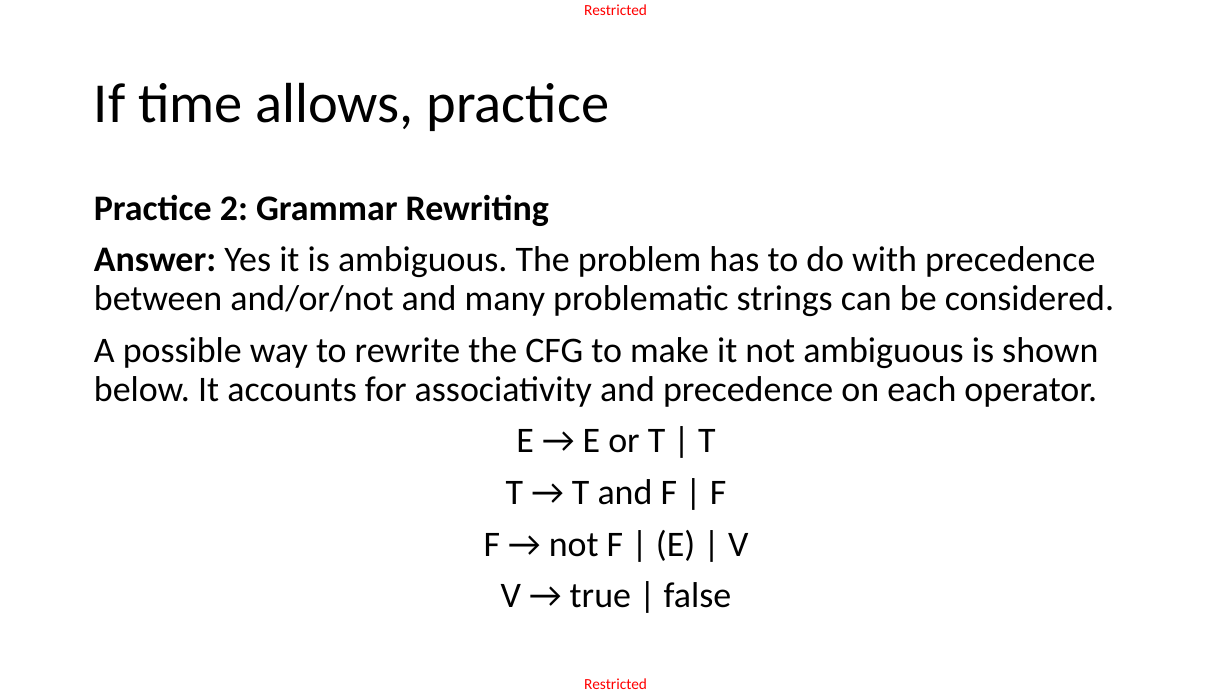
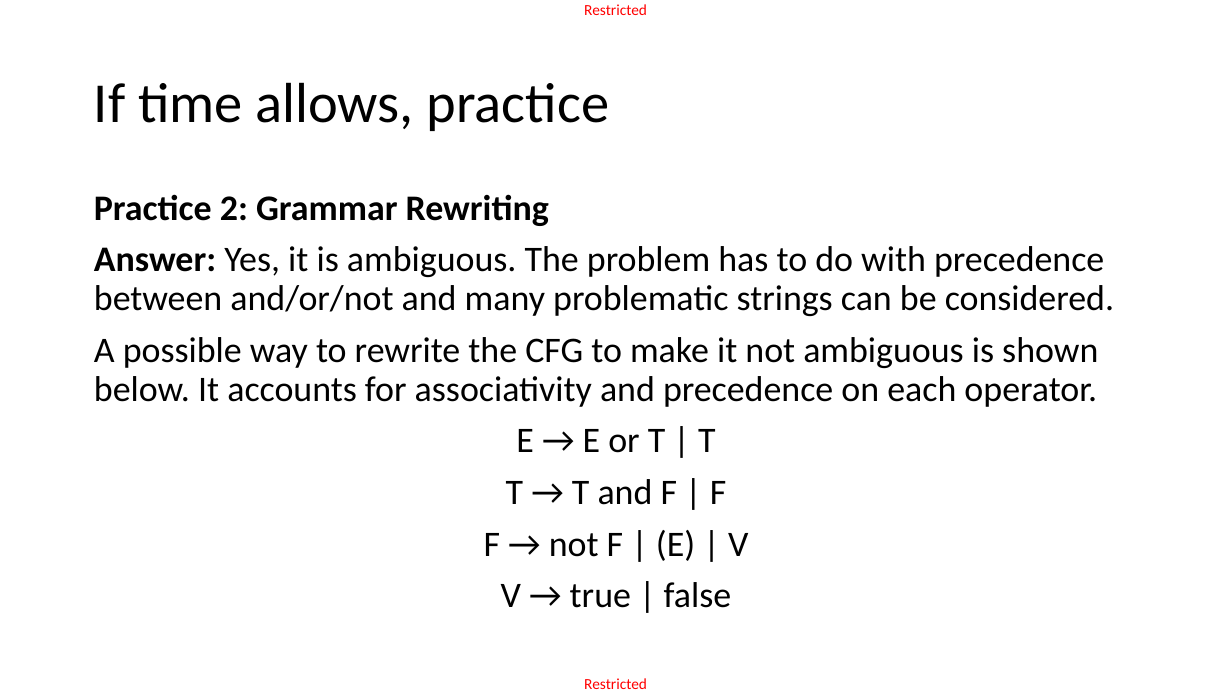
Before and after one commit to matthieudemari/SUTD_PLC_50_051, a slide deck: slide 60 of W10/W10S1 - CFG&SDT/W10S1.pptx. Drawn at 1232x693 pixels with LibreOffice and Linux fonts; fonts in the diff are those of the drawing. Boxes give left, top, right and bottom in pixels: in the first picture for what was removed or moved away, otherwise in the second. Text is boxed around its words. In the diff, an @@ line names an element or a change of style, - is before the commit and + after.

```diff
--- a/W10/W10S1 - CFG&SDT/W10S1.pptx
+++ b/W10/W10S1 - CFG&SDT/W10S1.pptx
@@ text at [94,246,1114,316]: text changed @@
-Answer: Yes it is ambiguous. The problem has to do with precedence between and/or/not and many problematic strings can be considered.
+Answer: Yes, it is ambiguous. The problem has to do with precedence between and/or/not and many problematic strings can be considered.
```
Also in this commit, not shown: 3 other slides changed, 22 other files.
